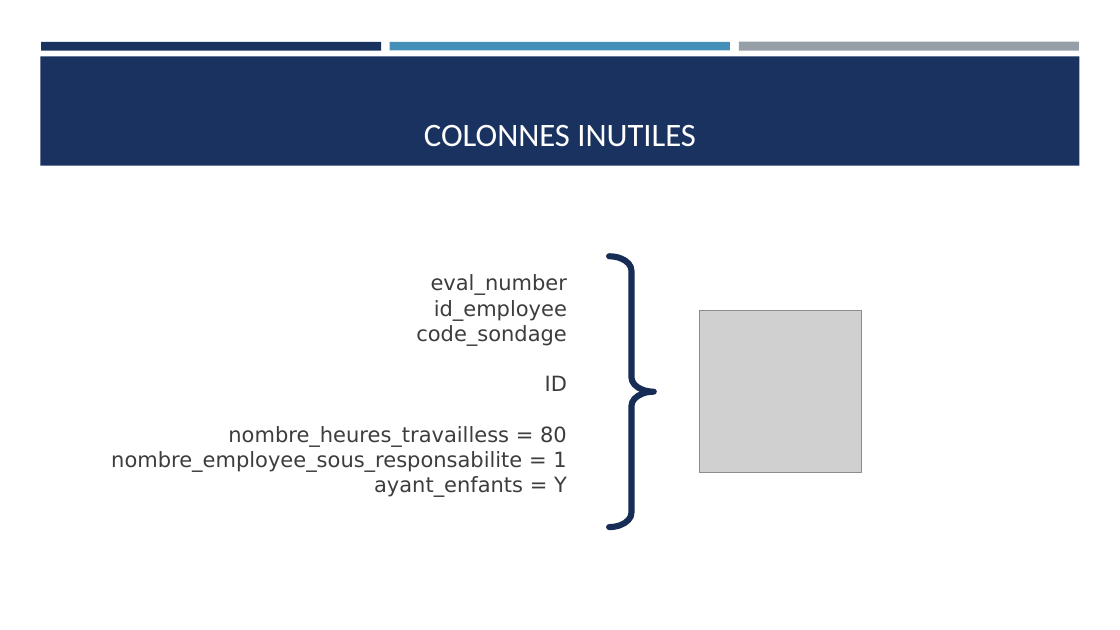
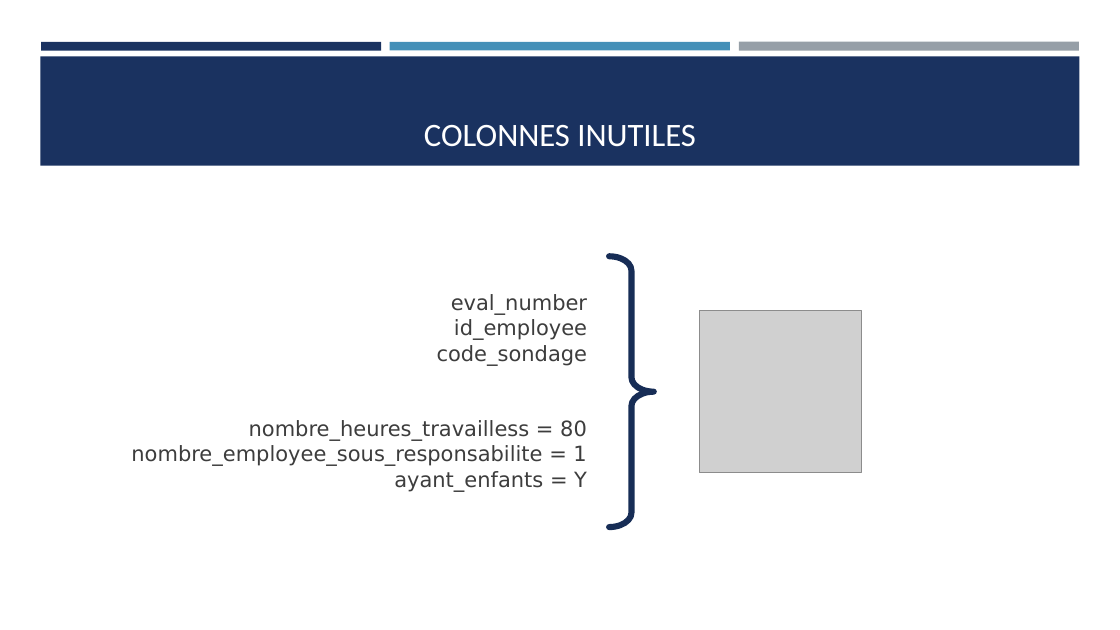
Before and after one commit to Ace4teaM/OCR-NovaTech, a slide deck: slide 10 of Presentation.pptx (slide 12 before the commit). Drawn at 1120x630 pixels with LibreOffice and Linux fonts; fonts in the diff are those of the drawing; grey boxes stand for pictures. Boxes give left, top, right and bottom in pixels: in the first picture for what was removed or moved away, otherwise in the second. Text is boxed around its words. In the diff, an @@ line names an element or a change of style, - is before the commit and + after.

```diff
--- a/Presentation.pptx
+++ b/Presentation.pptx
@@ text "eval_number id_employee code_sondage": place and size @@
-text "eval_number id_employee code_sondage" at (111,274,567,497)
+text "eval_number id_employee code_sondage" at (131,294,588,492)
@@ text at (545,375,567,391): paragraph removed @@
-ID
```
Also in this commit, not shown: 16 other slides changed, 8 slides added, 5 slides removed, 6 other files.
